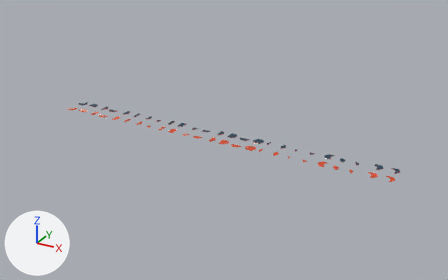
An edit to the FBX model Excessive Force - Unity Files/Assets/Models/Environment/Tiles/HexFloor.FBX, drawn before and after from the same camera.
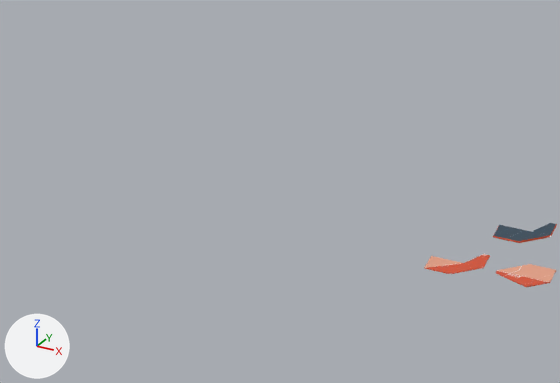
The first picture shows the older version from a 50 mm lens placed at (40.5, -85.5, 41.6), pointed at (-6.7, 0.3, -1.3). The close-ups show both versions on the part from 0% to 20% of the width and 24% to 45% of the height of that picture; other places that the commit changed are outside them. Lighting does not change. The marker at lower left points along +X, +Y and +Z. Where no turn or scale is listed for an object, it has been applied to the vertices.
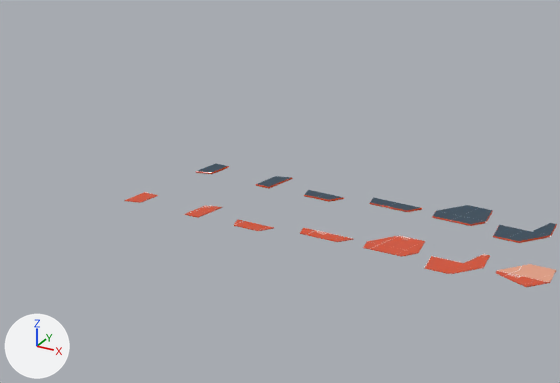
Location of each change, [x1, y1, x2, y2] in pixels of the close-ups (560 x 383 px):
'Cylinder037', added (red): after [363, 235, 425, 257]
'Floor (Offcut 1)', added (blue): after [432, 205, 493, 226]
'Floor (Offcut 2)', added: after [369, 197, 423, 212]
'Cylinder038', added: after [300, 228, 353, 242]
'Floor (Offcut 3)', added: after [304, 190, 345, 202]
'Floor (QuatRect+)', added: after [256, 176, 293, 189]
'Cylinder039', added: after [233, 219, 274, 231]
'Cylinder040', added: after [184, 206, 223, 218]
'Floor (QuatRect Cut)', added: after [196, 163, 229, 174]
'Cylinder041', added: after [124, 192, 158, 203]

Patch to the scene script:
```diff
--- a/Excessive Force - Unity Files/Assets/Models/Environment/Tiles/HexFloor.FBX.py
+++ b/Excessive Force - Unity Files/Assets/Models/Environment/Tiles/HexFloor.FBX.py
@@ ob_cylinder038 @@
+ob_cylinder038 = bpy.data.objects.new('Cylinder038', me_mesh_060)  # 8 vertices, 6 faces; spans x -1.0..1.0, y -0.43..0.0, z -0.01..0.01; in mat_material__51 (picture img_prototype_512x512_orange_png)
+ob_cylinder038.location = (-42.5, -3.0, 0.0)
@@ ob_floor__quatrect_cut @@
+ob_floor__quatrect_cut = bpy.data.objects.new('Floor (QuatRect Cut)', me_mesh_068)  # 16 vertices, 14 faces; spans x 0.0..0.559, y -0.866..0.0, z -0.03..0.03; in mat_material__51 (picture img_prototype_512x512_orange_png), mat_material__52 (picture img_prototype_512x512_blue3_png)
+ob_floor__quatrect_cut.location = (-50.0, 0.0, 0.0)
@@ ob_floor__offcut_1 @@
+ob_floor__offcut_1 = bpy.data.objects.new('Floor (Offcut 1)', me_mesh_062)  # 24 vertices, 22 faces; spans x -1.0..1.0, y -0.43..0.87, z -0.03..0.03; in mat_material__51 (picture img_prototype_512x512_orange_png), mat_material__52 (picture img_prototype_512x512_blue3_png)
+ob_floor__offcut_1.location = (-40.0, 0.0, 0.0)
@@ ob_cylinder041 @@
+ob_cylinder041 = bpy.data.objects.new('Cylinder041', me_mesh_067)  # 8 vertices, 6 faces; spans x 0.0..0.559, y -0.866..0.0, z -0.01..0.01; in mat_material__51 (picture img_prototype_512x512_orange_png)
+ob_cylinder041.location = (-50.0, -3.0, 0.0)
@@ ob_cylinder040 @@
+ob_cylinder040 = bpy.data.objects.new('Cylinder040', me_mesh_065)  # 12 vertices, 10 faces; spans x 0.0..0.559, y -0.866..0.172, z -0.01..0.01; in mat_material__51 (picture img_prototype_512x512_orange_png)
+ob_cylinder040.location = (-47.5, -3.0, 0.0)
@@ ob_floor__offcut_3 @@
+ob_floor__offcut_3 = bpy.data.objects.new('Floor (Offcut 3)', me_mesh_064)  # 16 vertices, 14 faces; spans x -0.75..0.75, y -0.87..-0.43, z -0.03..0.03; in mat_material__51 (picture img_prototype_512x512_orange_png), mat_material__52 (picture img_prototype_512x512_blue3_png)
+ob_floor__offcut_3.location = (-45.0, 0.0, 0.0)
@@ ob_cylinder037 @@
+ob_cylinder037 = bpy.data.objects.new('Cylinder037', me_mesh_059)  # 12 vertices, 10 faces; spans x -1.0..1.0, y -0.43..0.87, z -0.01..0.01; in mat_material__51 (picture img_prototype_512x512_orange_png)
+ob_cylinder037.location = (-40.0, -3.0, 0.0)
@@ ob_floor__offcut_2 @@
+ob_floor__offcut_2 = bpy.data.objects.new('Floor (Offcut 2)', me_mesh_063)  # 16 vertices, 14 faces; spans x -1.0..1.0, y -0.43..0.0, z -0.03..0.03; in mat_material__51 (picture img_prototype_512x512_orange_png), mat_material__52 (picture img_prototype_512x512_blue3_png)
+ob_floor__offcut_2.location = (-42.5, 0.0, 0.0)
@@ ob_cylinder039 @@
+ob_cylinder039 = bpy.data.objects.new('Cylinder039', me_mesh_061)  # 8 vertices, 6 faces; spans x -0.75..0.75, y -0.87..-0.43, z -0.01..0.01; in mat_material__51 (picture img_prototype_512x512_orange_png)
+ob_cylinder039.location = (-45.0, -3.0, 0.0)
@@ ob_floor__quatrect_2 @@
+ob_floor__quatrect_2 = bpy.data.objects.new('Floor (QuatRect+)', me_mesh_066)  # 24 vertices, 22 faces; spans x 0.0..0.559, y -0.866..0.172, z -0.03..0.03; in mat_material__51 (picture img_prototype_512x512_orange_png), mat_material__52 (picture img_prototype_512x512_blue3_png)
+ob_floor__quatrect_2.location = (-47.5, 0.0, 0.0)
```
